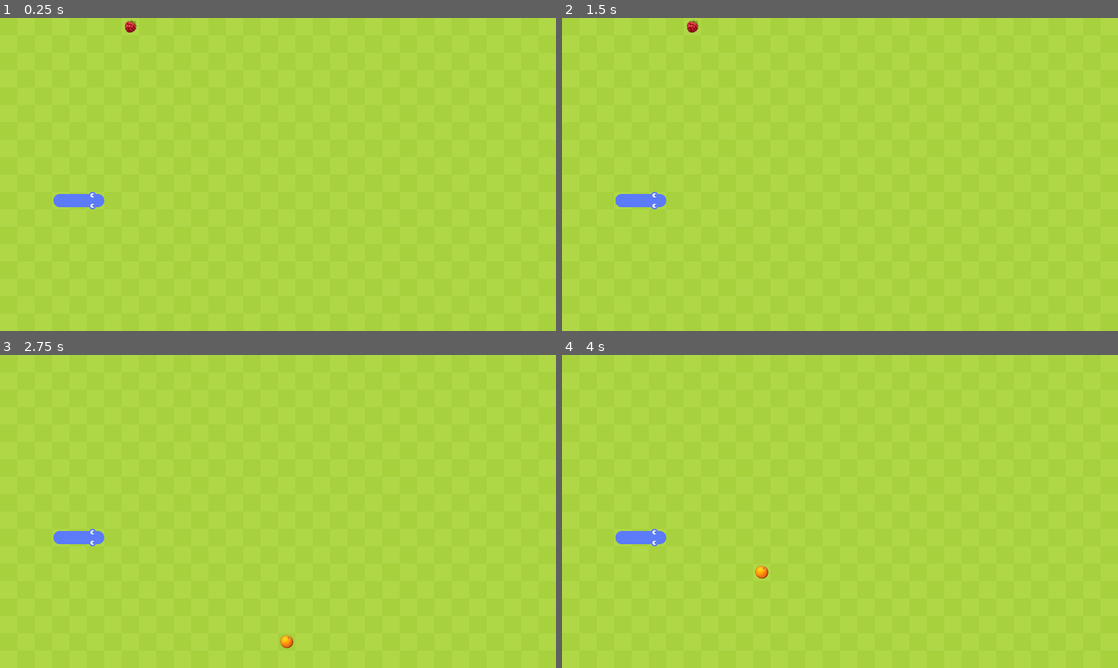
Above: before the commit, frames 1-4 (two rows, left to right).
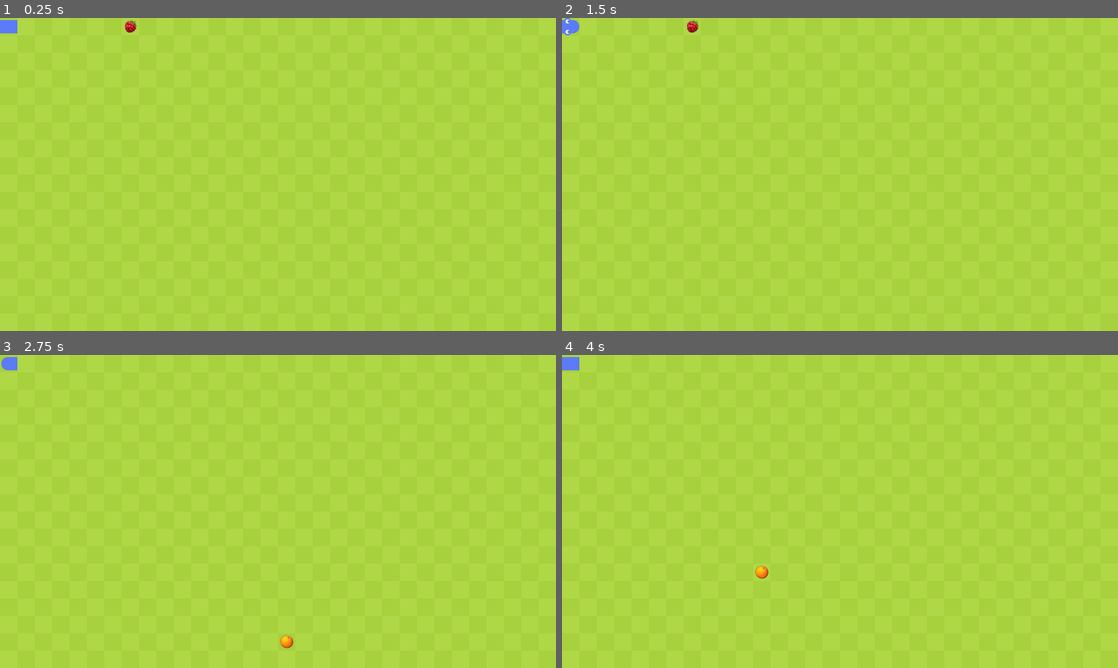
Above: after the commit, the same moments.

Repository: zDragon117/godot-snake-game
Game: Godot game, scene res://scenes/game.tscn
The game is run twice, just before and just after one commit, with the same random seed, the same clock (stepped at 60 frames per second) and the same inputs.
Inputs:
- Up to frame 1 (0.25 s): no input
- Up to frame 2 (1.5 s): tap Enter at 0.5 s; hold Right (move_right) 0.53-1.28 s; hold Down (move_down) from 1.28 s (still down)
- Up to frame 3 (2.75 s): tap R (reset) at 2 s; release Down (move_down) at 2.03 s; hold Right (move_right) from 2.03 s (still down)
- Up to frame 4 (4 s): tap R (reset) at 2.75, 3.5 s; release Right (move_right) at 2.78 s; hold Up (move_up) 2.78-3.53 s; hold Left (move_left) from 3.53 s (still down)

The runs differ from the first frame. In frame 1, 0.5% of the frame differs, in the area x 0-19%, y 0-62%; in frame 2, 0.5%; in frame 3, 0.5%; in frame 4, 0.5%.

Commit message:
feat: move snake, update snake graphic each move, check collision.
still some thing wrong with position, all snake segments stuck at (0,0)

Diff:
--- a/scenes/game.tscn
+++ b/scenes/game.tscn
@@ -11,6 +11,7 @@
 [node name="Fruit" parent="." instance=ExtResource("2_yqjtg")]
 
 [node name="SnakeSegments" parent="." instance=ExtResource("3_lbhrr")]
+speed = 30
 
 [node name="SFX" type="Node" parent="."]
 
--- a/scripts/game.gd
+++ b/scripts/game.gd
@@ -12,8 +12,10 @@
 	queue_redraw()
 	preload_all_fruits()
 	prepare_fruit()
+	snake.fruit = fruit
 	snake.ate.connect(_on_ate_fruit)
 	snake.killed.connect(_on_snake_killed)
+	snake.recreate_fruit.connect(prepare_fruit)
 
 func _process(delta: float) -> void:
 	if Input.is_action_just_pressed("quit"):
@@ -45,11 +47,12 @@
 				fruits.append(load(dir_path + file_name))
 			file_name = dir.get_next()
 
-func prepare_fruit():
-	current_fruits.erase(fruit.get_node("Sprite2D").texture)
-	if current_fruits.size() == 0:
-		current_fruits = fruits.duplicate()
-	fruit.get_node("Sprite2D").texture = current_fruits.pick_random()
+func prepare_fruit(is_only_position: bool = false):
+	if !is_only_position:
+		current_fruits.erase(fruit.get_node("Sprite2D").texture)
+		if current_fruits.size() == 0:
+			current_fruits = fruits.duplicate()
+		fruit.get_node("Sprite2D").texture = current_fruits.pick_random()
 
 	# set fruit position to random cell
 	fruit.global_position = Vector2(randi_range(0, get_viewport_rect().size.x / CELL_SIZE - 1) * CELL_SIZE, randi_range(0, get_viewport_rect().size.y / CELL_SIZE - 1) * CELL_SIZE)
--- a/scripts/snake.gd
+++ b/scripts/snake.gd
@@ -2,12 +2,13 @@
 
 signal ate
 signal killed
+signal recreate_fruit
 
 @export var speed: int = 30
 
 @onready var snake_segment: CharacterBody2D = $SnakeSegment
-@onready var body_scenes: Array[PackedScene] = []
-@onready var body_array: Array[Vector2] = [Vector2(5,10),Vector2(4,10),Vector2(3,10)]
+# [{"body": CharacterBody2D, "position": Vector2}]
+@onready var snake_segments: Array[Dictionary] = []
 
 const CELL_SIZE: int = 40
 const SNAKE_SCENE = preload("res://scenes/snake.tscn")
@@ -26,15 +27,18 @@
 const TAIL_LEFT = preload("res://assets/textures/snake/tail_left.png")
 const TAIL_RIGHT = preload("res://assets/textures/snake/tail_right.png")
 
+var fruit: Node
 var direction = Vector2.ZERO
 var temp_direction = Vector2.ZERO
-var body_segments = []
 var is_update_snake = false
+var is_new_block = false
 var head_graphic: Texture2D
 var tail_graphic: Texture2D
 
 func _ready() -> void:
-	pass
+	snake_segments.append({"body": snake_segment, "position": Vector2(5,10)})
+	snake_segments.append({"body": snake_segment.duplicate(DUPLICATE_GROUPS), "position": Vector2(4,10)})
+	snake_segments.append({"body": snake_segment.duplicate(DUPLICATE_GROUPS), "position": Vector2(3,10)})
 
 func _physics_process(delta):
 	# Handle input
@@ -49,79 +53,83 @@
 
 	if !is_update_snake:
 		is_update_snake = true
-		draw_snake()
-		## Move the head
-		#direction = temp_direction
-		#var move_vector = direction * CELL_SIZE
-		#global_position += move_vector
-		#
-		## Move the body segments
-		#if body_segments.size() > 0:
-			#for i in range(body_segments.size() - 1, 0, -1):
-				#body_segments[i].global_position = body_segments[i - 1].global_position
-			#body_segments[0].global_position = global_position - move_vector
-#
-		## Handle collisions
-		#for segment in body_segments:
-			#if global_position == segment.global_position:
-				#killed.emit()
-
+		move_snake()
+		update_snake_graphics()
+		check_fruit_collision()
+		check_fail()
 		await get_tree().create_timer(delta * speed).timeout
 		is_update_snake = false
 
 func eat_the_fruit():
 	ate.emit()
 
-func draw_snake():
+func update_snake_graphics():
 	update_head_graphics()
 	update_tail_graphics()
 
-	for i in body_array.size():
-		var position = Vector2(int(body_array[i].x * CELL_SIZE), int(body_array[i].y * CELL_SIZE))
+	for i in snake_segments.size():
+		var position = Vector2(int(snake_segments[i]["position"].x * CELL_SIZE), int(snake_segments[i]["position"].y * CELL_SIZE))
 
 		if i == 0:
-			add_body_segment(snake_segment, position, head_graphic)
-		elif i == body_array.size() - 1:
-			var temp = snake_segment.duplicate(DUPLICATE_GROUPS | DUPLICATE_SCRIPTS)
-			add_body_segment(temp, position, tail_graphic)
+			snake_segments[i]["body"].get_node("Sprite2D").texture = head_graphic
+		elif i == snake_segments.size() - 1:
+			var temp = snake_segment.duplicate(DUPLICATE_GROUPS)
+			snake_segments[i]["body"].get_node("Sprite2D").texture = tail_graphic
 		else:
-			var previous_block = body_array[i + 1] - body_array[i]
-			var next_block = body_array[i - 1] - body_array[i]
+			var previous_block = snake_segments[i + 1]["position"] - snake_segments[i]["position"]
+			var next_block = snake_segments[i - 1]["position"] - snake_segments[i]["position"]
 			if previous_block.x == next_block.x:
-				var temp = snake_segment.duplicate(DUPLICATE_GROUPS | DUPLICATE_SCRIPTS)
-				add_body_segment(temp, position, BODY_VERTICAL) # draw body_vertical
+				snake_segments[i]["body"].get_node("Sprite2D").texture = BODY_VERTICAL
 			elif previous_block.y == next_block.y:
-				var temp = snake_segment.duplicate(DUPLICATE_GROUPS | DUPLICATE_SCRIPTS)
-				add_body_segment(temp, position, BODY_HORIZONTAL) # draw body_horizontal
+				snake_segments[i]["body"].get_node("Sprite2D").texture = BODY_HORIZONTAL
 			else:
 				if previous_block.x == -1 and next_block.y == -1 or previous_block.y == -1 and next_block.x == -1:
-					var temp = snake_segment.duplicate(DUPLICATE_GROUPS | DUPLICATE_SCRIPTS)
-					add_body_segment(temp, position, BODY_TOPLEFT) # draw body_topleft
+					snake_segments[i]["body"].get_node("Sprite2D").texture = BODY_TOPLEFT
 				elif previous_block.x == -1 and next_block.y == 1 or previous_block.y == 1 and next_block.x == -1:
-					var temp = snake_segment.duplicate(DUPLICATE_GROUPS | DUPLICATE_SCRIPTS)
-					add_body_segment(temp, position, BODY_BOTTOMLEFT) # draw body_bottomleft
+					snake_segments[i]["body"].get_node("Sprite2D").texture = BODY_BOTTOMLEFT
 				elif previous_block.x == 1 and next_block.y == -1 or previous_block.y == -1 and next_block.x == 1:
-					var temp = snake_segment.duplicate(DUPLICATE_GROUPS | DUPLICATE_SCRIPTS)
-					add_body_segment(temp, position, BODY_TOPRIGHT) # draw body_topright
+					snake_segments[i]["body"].get_node("Sprite2D").texture = BODY_TOPRIGHT
 				elif previous_block.x == 1 and next_block.y == 1 or previous_block.y == 1 and next_block.x == 1:
-					var temp = snake_segment.duplicate(DUPLICATE_GROUPS | DUPLICATE_SCRIPTS)
-					add_body_segment(temp, position, BODY_BOTTOMRIGHT) # draw body_bottomright
+					snake_segments[i]["body"].get_node("Sprite2D").texture = BODY_BOTTOMRIGHT
 
 func update_head_graphics():
-	var head_relation = body_array[0] - body_array[1]
+	var head_relation = snake_segments[0]["position"] - snake_segments[1]["position"]
 	if head_relation == Vector2.LEFT: head_graphic = HEAD_LEFT
 	elif head_relation == Vector2.RIGHT: head_graphic = HEAD_RIGHT
 	elif head_relation == Vector2.UP: head_graphic = HEAD_UP
 	elif head_relation == Vector2.DOWN: head_graphic = HEAD_DOWN
 
 func update_tail_graphics():
-	var tail_relation = body_array[-1] - body_array[-2]
+	var tail_relation = snake_segments[-1]["position"] - snake_segments[-2]["position"]
 	if tail_relation == Vector2.LEFT: tail_graphic = TAIL_LEFT
 	elif tail_relation == Vector2.RIGHT: tail_graphic = TAIL_RIGHT
 	elif tail_relation == Vector2.UP: tail_graphic = TAIL_UP
 	elif tail_relation == Vector2.DOWN: tail_graphic = TAIL_DOWN
 
-func add_body_segment(segment: CharacterBody2D, position: Vector2, texture: Texture2D):
-	segment.global_position = position
-	segment.get_node("Sprite2D").texture = texture
-	add_child(segment)
+func move_snake():
+	if is_new_block == true:
+		var temp = snake_segment.duplicate(DUPLICATE_GROUPS)
+		temp["position"] = snake_segments[0]["position"] + temp_direction
+		snake_segments.insert(0, temp)
+		is_new_block = false
+	else:
+		var temp = snake_segments.pop_back()
+		temp["position"] = snake_segments[0]["position"] + temp_direction
+		snake_segments.insert(0, temp)
+
+func check_fruit_collision():
+	if fruit.global_position == snake_segments[0]["position"]:
+		recreate_fruit.emit(true)
+		is_new_block = true
+
+	for segment in snake_segments:
+		if segment["position"] == fruit.global_position:
+			recreate_fruit.emit(true)
+
+func check_fail():
+	#if not 0 <= snake.body[0].x < cell_number or not 0 <= snake.body[0].y < cell_number:
+		#game_over()
+
+	for segment in snake_segments.slice(1):
+		if segment["position"] == snake_segments[0]["position"]:
+			killed.emit()
Not shown, changed: README.md
